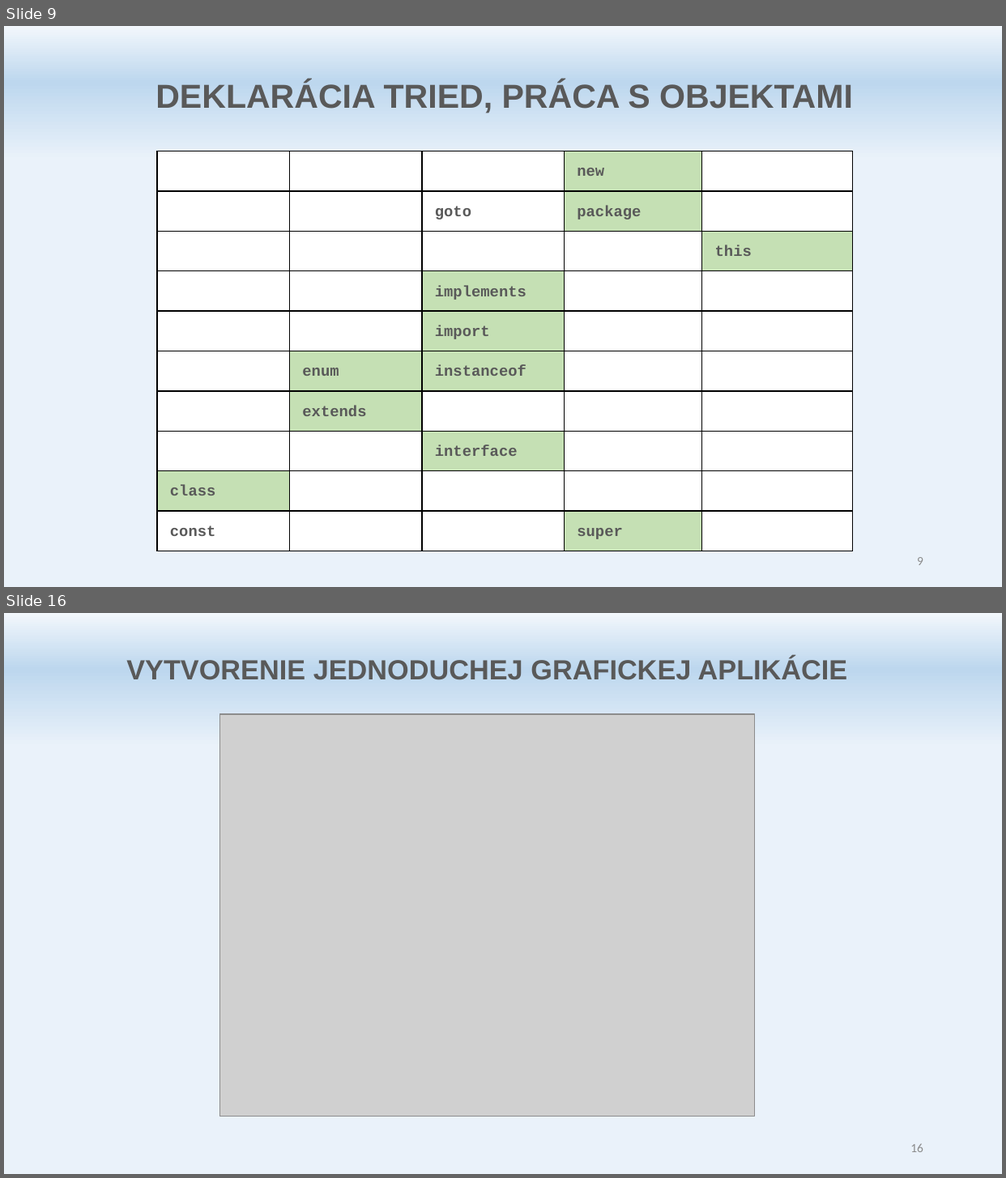
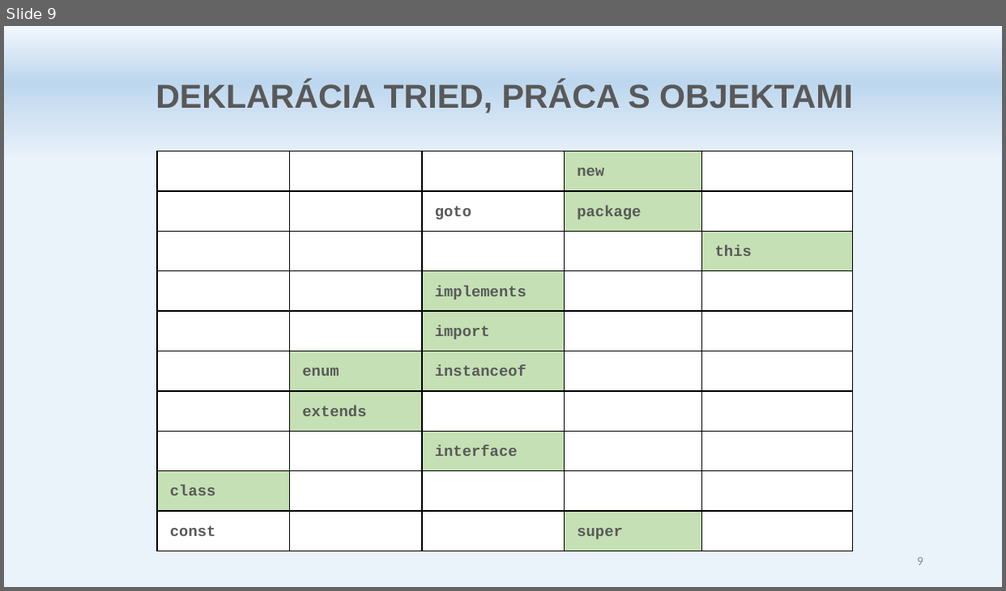
Before and after one commit to marekITLearning/java1, a slide deck: doc/Java ITL C - HowTo.pptx. Shown one above the other, each under a label of ours: slides 9 and 16 before the commit, slide 9 after it; the slides between them are not shown. The pictures are 1006x1178 and 1006x591 pixels, drawn with LibreOffice and Linux fonts; fonts in the diff are those of the drawing; grey boxes stand for pictures. Boxes give left, top, right and bottom in pixels: in the first picture for what was removed or moved away, otherwise in the second. Text is boxed around its words. In the diff, an @@ line names an element or a change of style, - is before the commit and + after.

```diff
--- a/doc/Java ITL C - HowTo.pptx
+++ b/doc/Java ITL C - HowTo.pptx
@@ slide 16 removed at [4,613,1002,1174], background gradient #F2F7FC to #BDD7EE to #EAF2FA @@
@@ text removed at [126,658,848,680] @@
-VYTVORENIE JEDNODUCHEJ GRAFICKEJ APLIKÁCIE
@@ picture removed at [219,713,753,1116] @@
@@ page number removed at [910,1144,923,1152] @@
-16
```
Also in this commit, not shown: 7 other slides removed, 21 other files.
